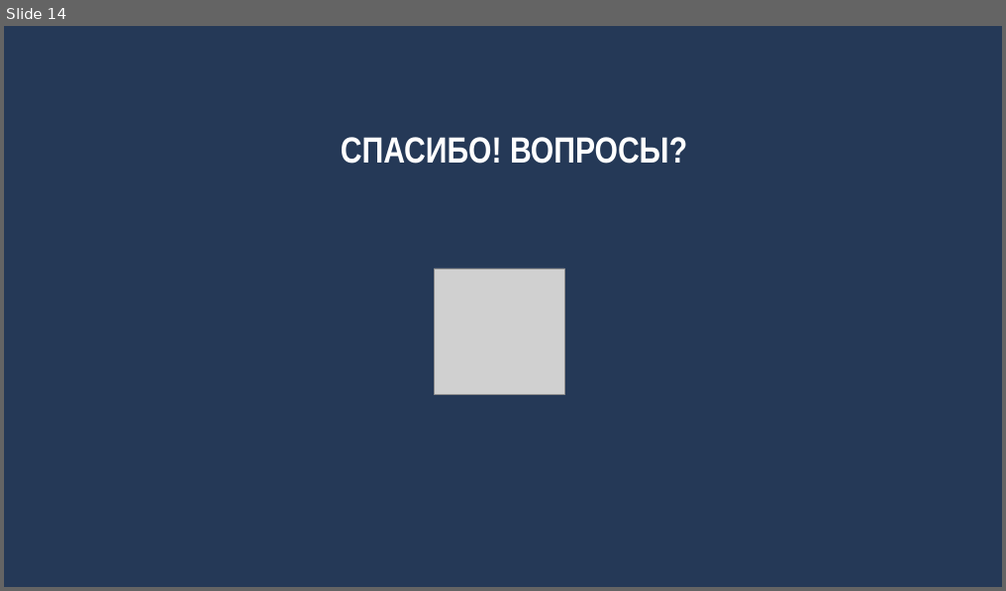
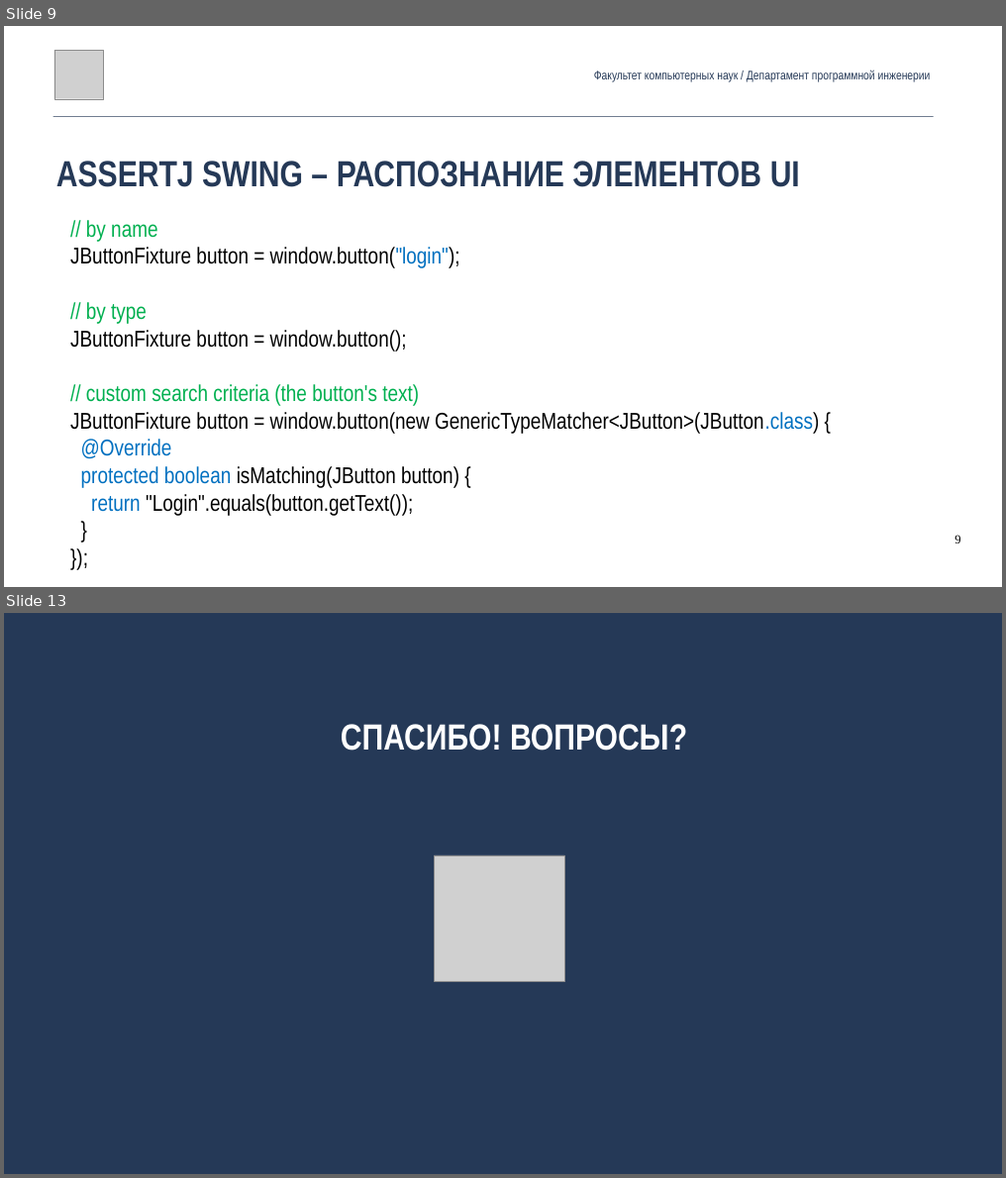
Before and after one commit to andrewt0301/qa-testing-course, a slide deck: seminars/seminar09/Seminar09.pptx. Shown one above the other, each under a label of ours: slide 14 before the commit, slides 9 and 13 after it; the slides between them are not shown. The pictures are 1006x591 and 1006x1178 pixels, drawn with LibreOffice and Linux fonts; fonts in the diff are those of the drawing; grey boxes stand for pictures. Boxes give left, top, right and bottom in pixels: in the first picture for what was removed or moved away, otherwise in the second. Text is boxed around its words. In the diff, an @@ line names an element or a change of style, - is before the commit and + after.

```diff
--- a/seminars/seminar09/Seminar09.pptx
+++ b/seminars/seminar09/Seminar09.pptx
@@ slide 9 added at [4,26,1002,587], background #FFFFFF @@
@@ picture added at [54,50,103,99] @@
@@ text added at [594,70,931,82], 24 pt, text #253957 @@
+Факультет компьютерных наук / Департамент программной инженерии
@@ line added from (54, 116) to (933, 116), #253957 0.99 pt @@
@@ text added at [56,161,800,187], 70 pt, text #253957, bold @@
+ASSERTJ SWING – РАСПОЗНАНИЕ ЭЛЕМЕНТОВ UI
@@ text added at [70,220,819,516], 44 pt, text #000000 @@
+// by name
+JButtonFixture button = window.button("login");
+// by type
+JButtonFixture button = window.button();
+// custom search criteria (the button's text)
+JButtonFixture button = window.button(new GenericTypeMatcher<JButton>(JButton.class) {
+@Override
+protected boolean isMatching(JButton button) {
+return "Login".equals(button.getText());
+}
+});
@@ page number added at [954,535,960,544], 24 pt, text #000000 @@
+9
@@ what was slide 14 is now slide 13 @@
```
Also in this commit, not shown: 7 slides changed, 4 other slides added, 6 slides removed, 1 other file.
